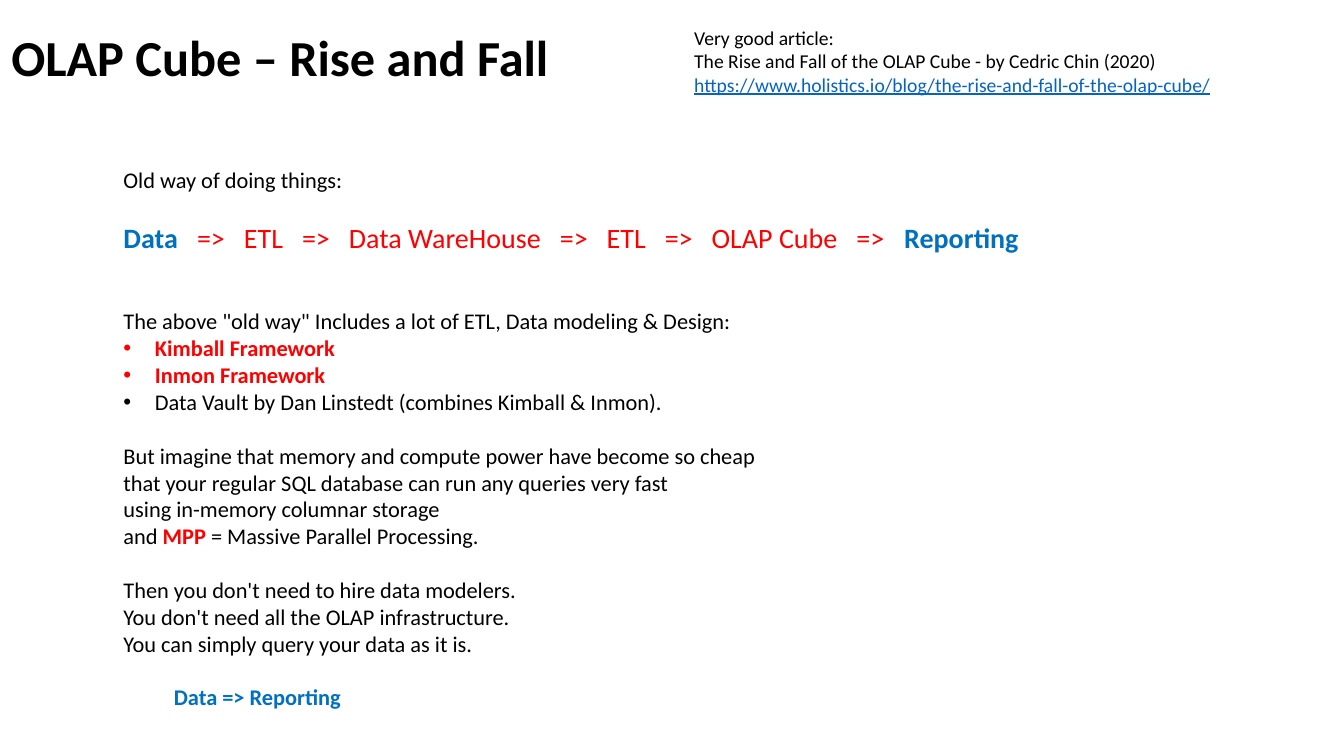
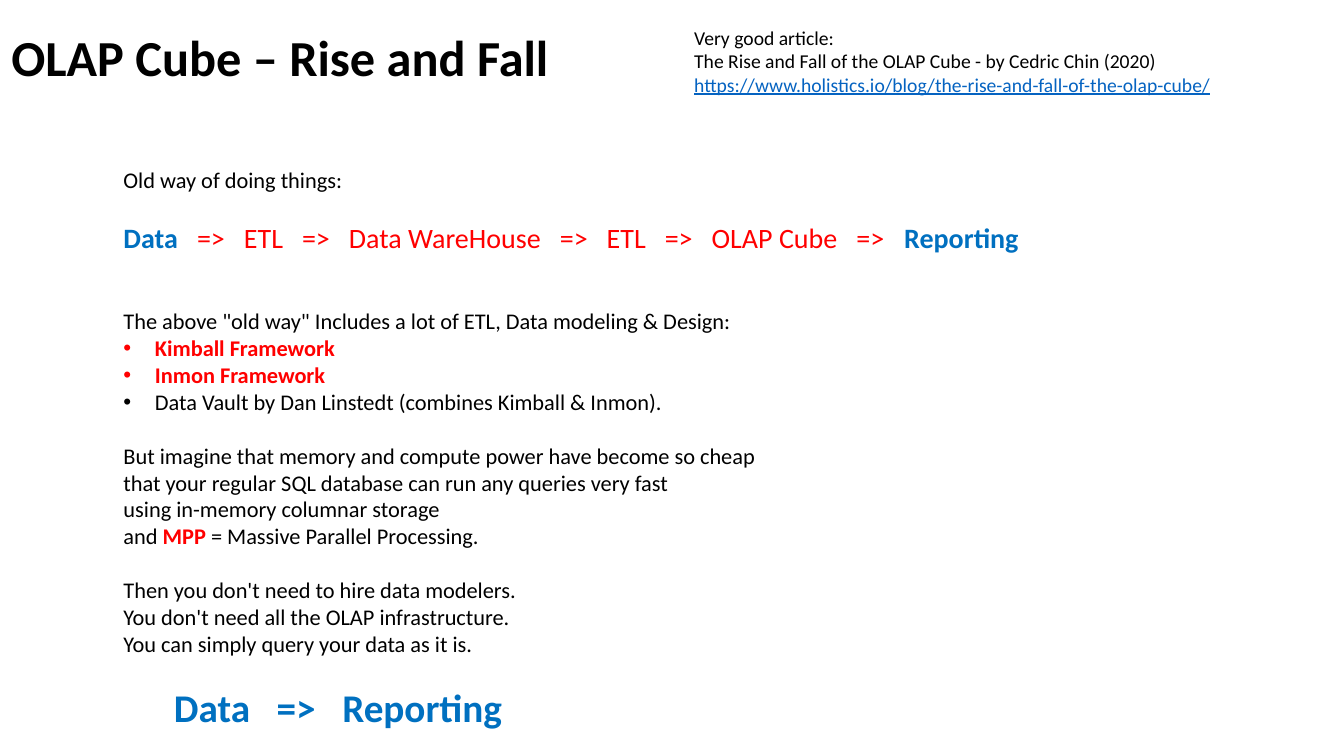
Before and after one commit to lselector/ml_ai_doc, a slide deck: slide 5 of SQL_Modern_DW.pptx (slide 1 before the commit). Drawn at 1344x756 pixels with LibreOffice and Linux fonts; fonts in the diff are those of the drawing. Boxes give left, top, right and bottom in pixels: in the first picture for what was removed or moved away, otherwise in the second. Text is boxed around its words. In the diff, an @@ line names an element or a change of style, - is before the commit and + after.

```diff
--- a/SQL_Modern_DW.pptx
+++ b/SQL_Modern_DW.pptx
@@ text at box(174, 694, 502, 729): size 16 to 28 pt in "Data => Reporting" @@
```
Also in this commit, not shown: 2 other slides changed, 1 slide added.
